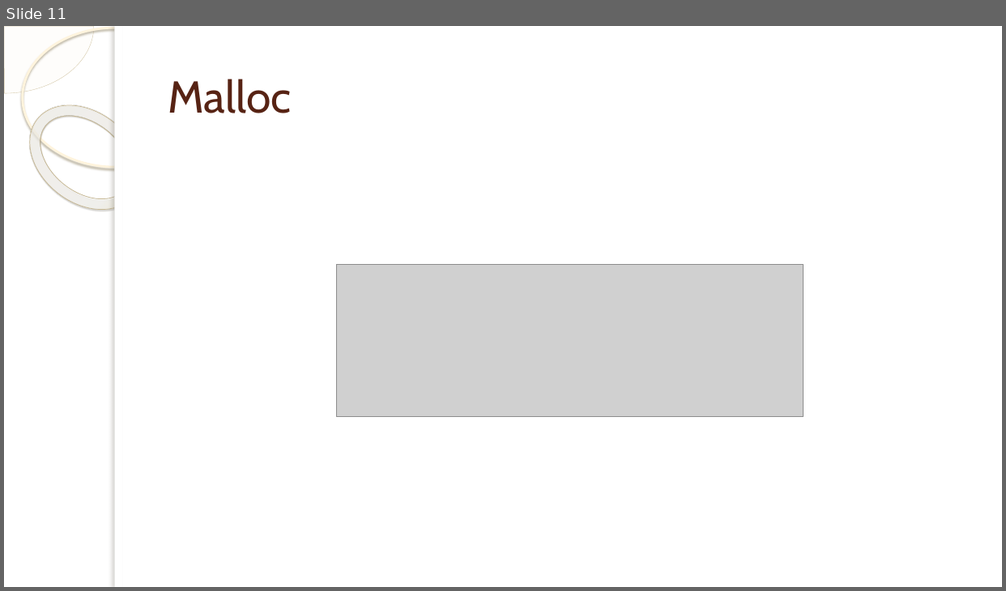
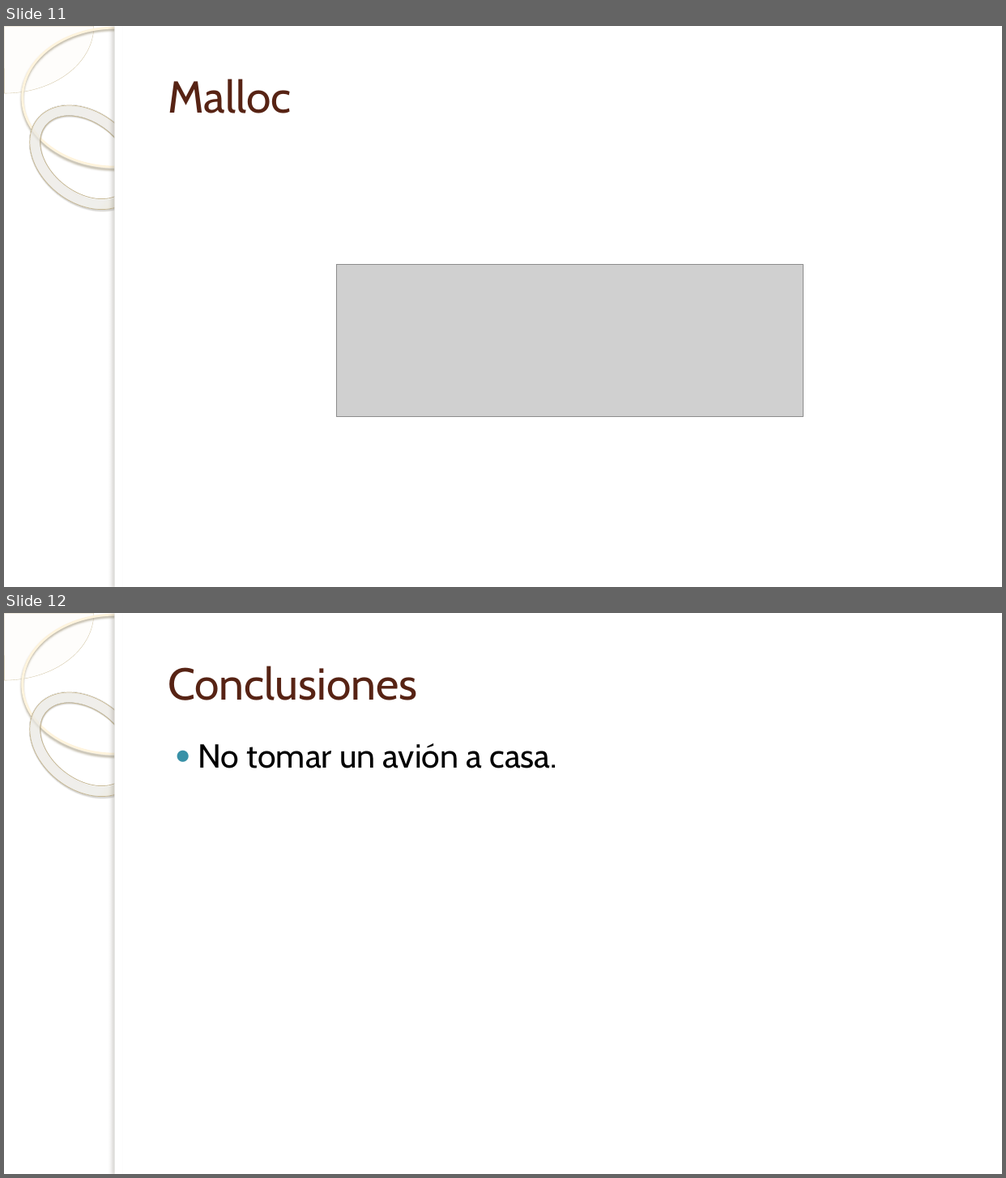
Before and after one commit to kfilella/Investigacion-Garbage-C, a slide deck: Recolección de Basura en C.pptx. Shown one above the other, each under a label of ours: slide 11 before the commit, slides 11 and 12 after it. The pictures are 1006x591 and 1006x1178 pixels, drawn with LibreOffice and Linux fonts; fonts in the diff are those of the drawing; grey boxes stand for pictures; background and template pictures are left out. Boxes give left, top, right and bottom in pixels: in the first picture for what was removed or moved away, otherwise in the second. Text is boxed around its words. In the diff, an @@ line names an element or a change of style, - is before the commit and + after.

```diff
--- a/Recolección de Basura en C.pptx
+++ b/Recolección de Basura en C.pptx
@@ slide 12 added at [4,613,1002,1174], background picture (left out); not listed: 5 template elements that a slide beside it also shows @@
@@ title added at [168,666,418,700], 43 pt, text #572314 @@
+Conclusiones
@@ text added at [198,743,556,769], 32 pt, text #000000 @@
+● No tomar un avión a casa.
```
Also in this commit, not shown: 10 other slides changed, 1 slide removed, 6 other files.
